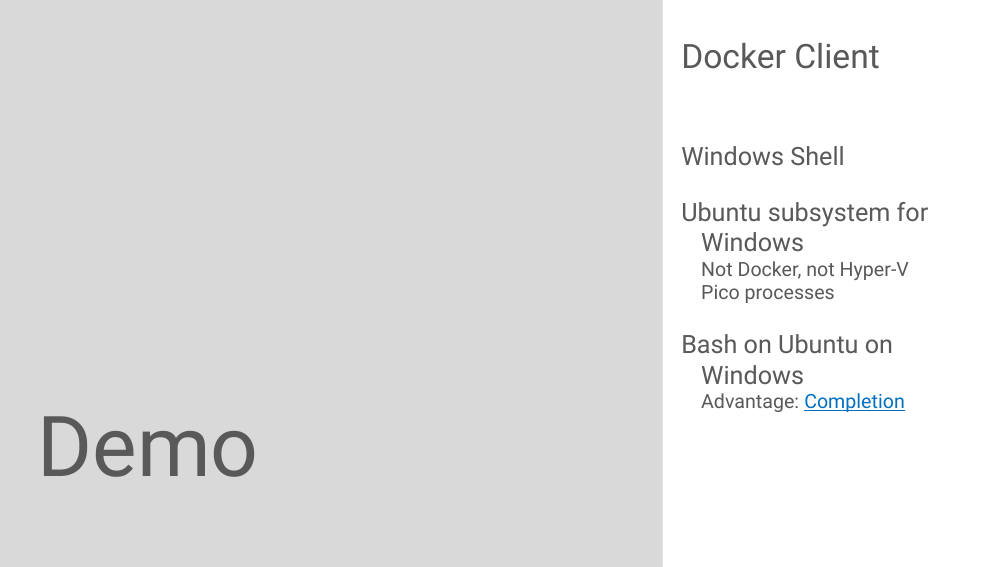
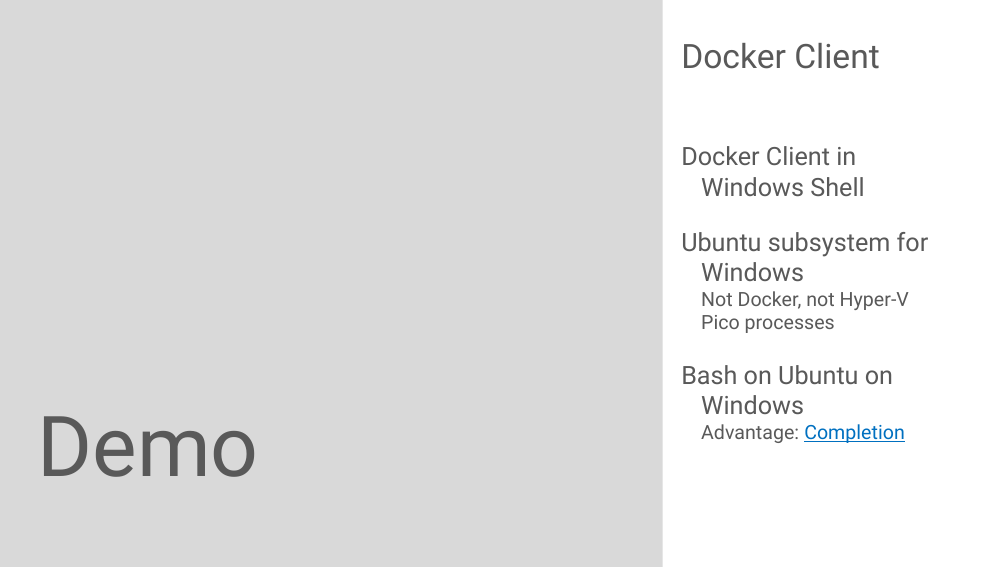
Before and after one commit to rstropek/DockerVS2015Intro, a slide deck: slide 6 of slides/Containers-Microsoft-Universe.pptx. Drawn at 1008x567 pixels with LibreOffice and Linux fonts; fonts in the diff are those of the drawing. Boxes give left, top, right and bottom in pixels: in the first picture for what was removed or moved away, otherwise in the second. Text is boxed around its words. In the diff, an @@ line names an element or a change of style, - is before the commit and + after.

```diff
--- a/slides/Containers-Microsoft-Universe.pptx
+++ b/slides/Containers-Microsoft-Universe.pptx
@@ text at box(681, 146, 864, 196): text changed @@
-Windows Shell
+Docker Client in
+Windows Shell
```
Also in this commit, not shown: 5 other slides changed, 4 slides added, 1 slide removed, 6 other files.
